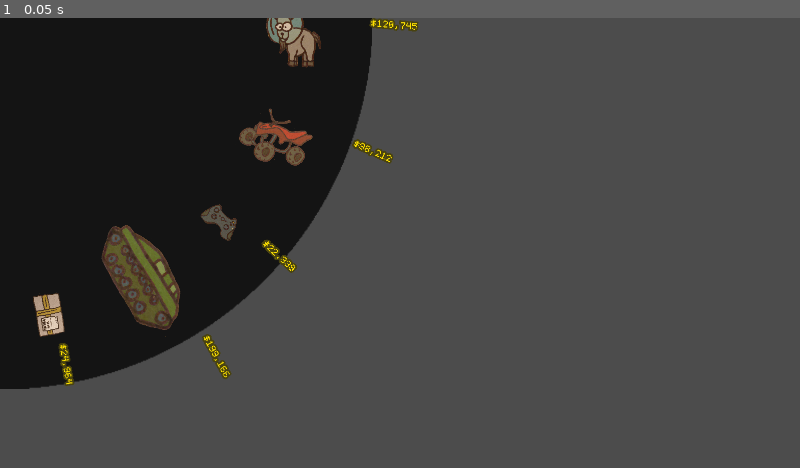
Above: before the commit, frame 1.
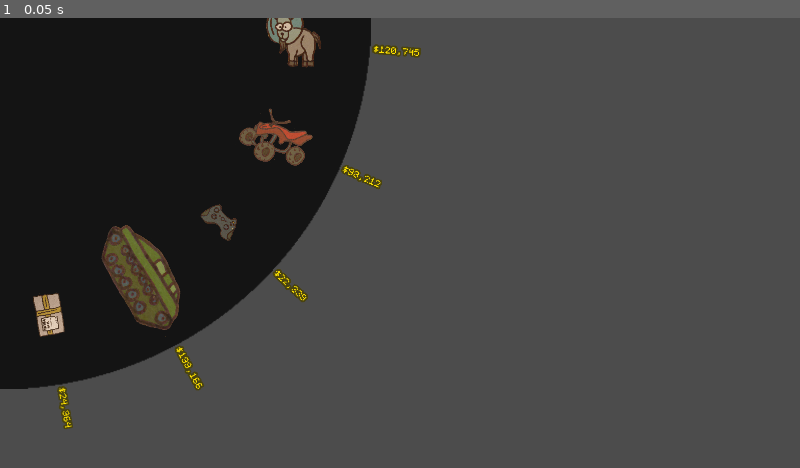
Above: after the commit, the same moment.

Repository: astanin/moonshot-express
Game: Godot game, scene res://scenes/Wheel.tscn
Same seed, same stepped clock (60 frames per second), same inputs: the game is played once before the commit and once after it. This scene is started directly instead of the project's main scene.
Inputs:
- Up to frame 1 (0.05 s): no input

The runs differ from the first frame. In frame 1, 1.3% of the frame differs, in the area x 3-53%, y 0-92%.

Commit message:
fixed delivery cost position just outside of the wheel radius

Diff:
--- a/scenes/Thing.gd
+++ b/scenes/Thing.gd
@@ -36,18 +36,6 @@
 	return [xmax - xmin, ymax - ymin]
 
 
-func calc_price_position(Item, y_to_x = 1):
-	var p = Item.get_polygon()
-	var s = Item.get_scale()
-	var price_x = 0
-	for pt in p:
-		var x = pt[0]*s[0]
-		var y = pt[1]*s[1]
-		price_x = max(price_x, max(x, y / y_to_x))
-	var price_y = y_to_x * price_x
-	return Vector2(price_x, -price_y)
-
-
 func choose_price(Item):
 	# price proportional to its size and complexity
 	var extent= calc_extent(VisibleItem)
@@ -72,12 +60,6 @@
 	# show deliverycost
 	PriceLabel.set_text("$" + n_s)
 	PriceLabel.visible = true
-	var name = VisibleItem.name
-	var dp = PriceLabel.get_position()
-	var pp = calc_price_position(VisibleItem, 0.5)
-	var ip = VisibleItem.get_position()*VisibleItem.get_scale()
-	var np = pp - ip
-	PriceLabel.set_position(np)
 
 
 func choose_item_type(idx):
--- a/scenes/Thing.tscn
+++ b/scenes/Thing.tscn
@@ -59,10 +59,10 @@
 stream = ExtResource( 4 )
 
 [node name="PriceLabel" type="Label" parent="."]
-margin_left = 72.3421
-margin_top = -57.3278
-margin_right = 112.342
-margin_bottom = -43.3278
+margin_left = 180.0
+margin_top = -16.0
+margin_right = 348.0
+margin_bottom = 13.0
 custom_fonts/font = SubResource( 1 )
 custom_colors/font_color = Color( 1, 0.890196, 0, 1 )
 text = "$000,000,000"
@@ -230,6 +230,7 @@
 texture = ExtResource( 21 )
 
 [node name="GamepadItem" type="CollisionPolygon2D" parent="."]
+visible = false
 position = Vector2( 2.97072, -24.568 )
 scale = Vector2( 0.283854, 0.283854 )
 polygon = PoolVector2Array( -181.547, 167.489, -139.129, -16.3193, -82.5728, -30.4584, -50.7599, 1.35455, 2.26176, 1.35455, 62.353, -30.4584, 97.7007, -23.3889, 171.931, 160.419, 115.375, 188.698, 41.1443, 171.024, 23.4703, 139.211, -33.086, 135.676, -93.1772, 199.302 )
--- a/scenes/Wheel.tscn
+++ b/scenes/Wheel.tscn
@@ -11,7 +11,6 @@
 [node name="WheelBg" type="Sprite" parent="."]
 modulate = Color( 0, 0, 0, 0.752941 )
 self_modulate = Color( 0.337255, 0.337255, 0.337255, 1 )
-position = Vector2( 3.16968, 0 )
 scale = Vector2( 2.5, 2.5 )
 texture = ExtResource( 2 )
 
